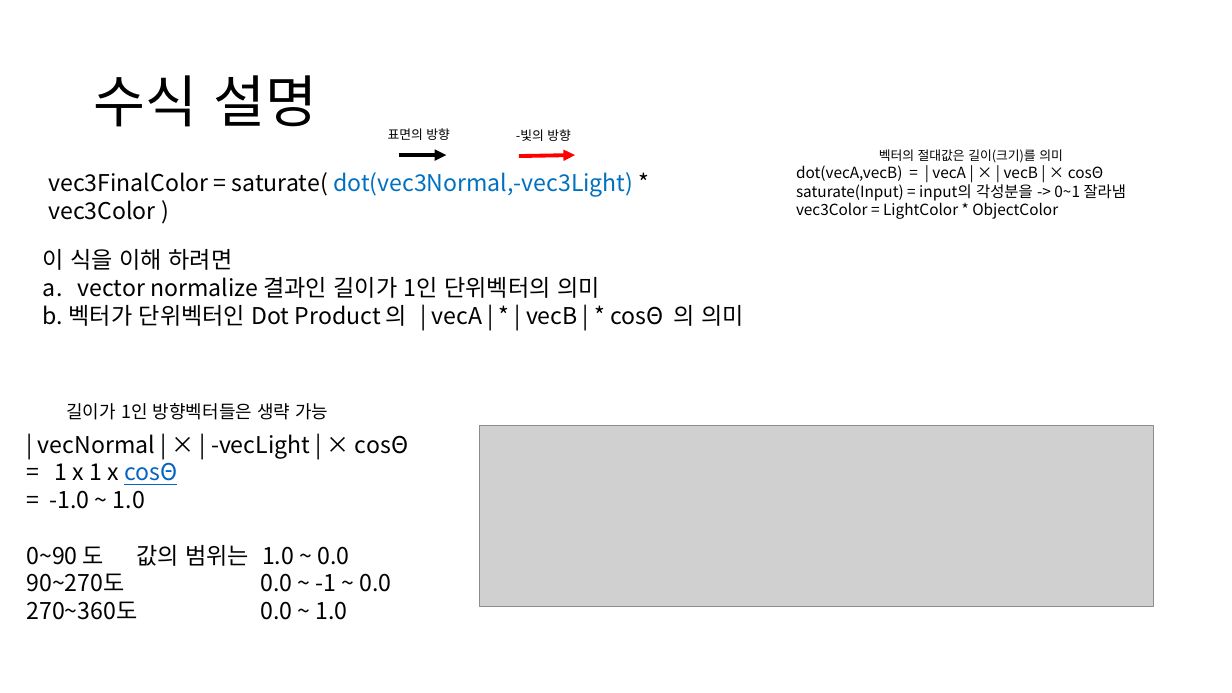
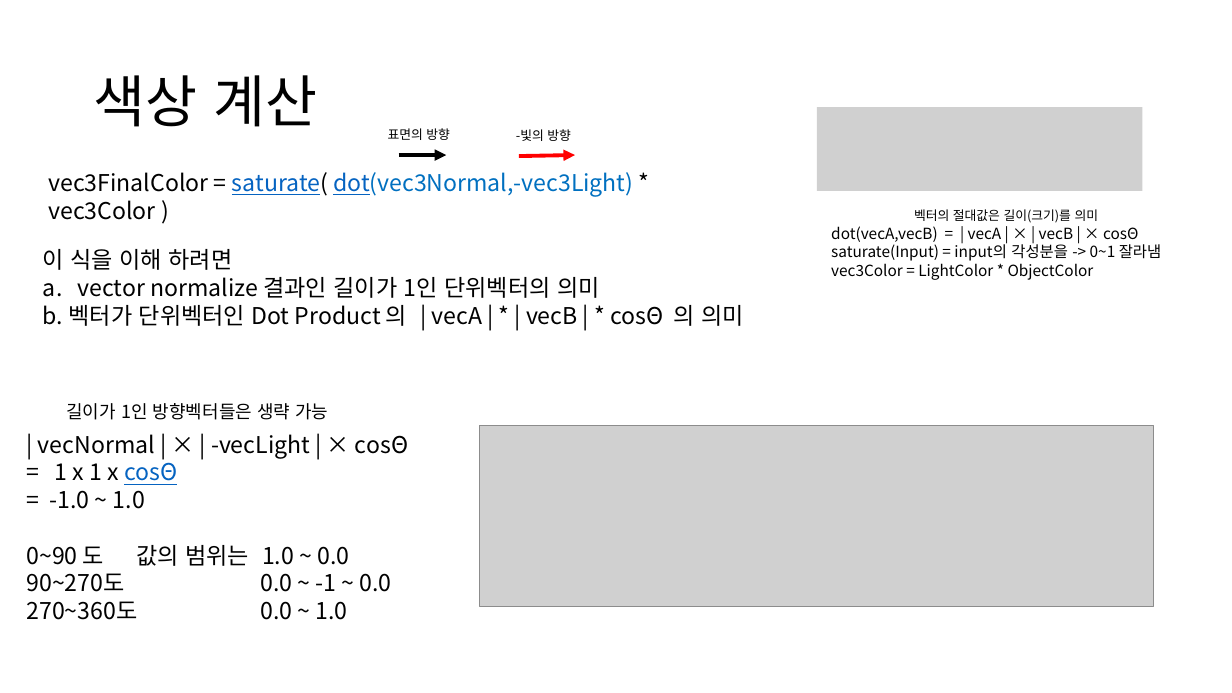
Before and after one commit to ldw9981/D3D11_Tutorial, a slide deck: slide 10 of Documents/05-Lighting1(Lambertian).pptx (slide 9 before the commit). Drawn at 1232x693 pixels with LibreOffice and Linux fonts; fonts in the diff are those of the drawing; grey boxes stand for pictures. Boxes give left, top, right and bottom in pixels: in the first picture for what was removed or moved away, otherwise in the second. Text is boxed around its words. In the diff, an @@ line names an element or a change of style, - is before the commit and + after.

```diff
--- a/Documents/05-Lighting1(Lambertian).pptx
+++ b/Documents/05-Lighting1(Lambertian).pptx
@@ title at <box>94,75,318,127</box>: text changed @@
-수식 설명
+색상 계산
@@ picture added at <box>817,107,1142,191</box> @@
@@ text "vec3FinalColor = saturate( dot(vec3Normal,-vec3Light) * ..." at <box>48,172,633,220</box>: text colour #000000 to #0563C1 in "saturate("; text colour #0070C0 to #0563C1 in "dot(vec3Normal,-vec3Light)"; underline on in "saturate( dot(vec3Normal,-vec3Light)" @@
@@ text "벡터의 절대값은 길이(크기)를 의미": place and size @@
-text "벡터의 절대값은 길이(크기)를 의미" at <box>796,149,1126,219</box>
+text "벡터의 절대값은 길이(크기)를 의미" at <box>831,209,1161,280</box>
```
Also in this commit, not shown: 5 other slides changed, 1 slide added, 2 other files.
